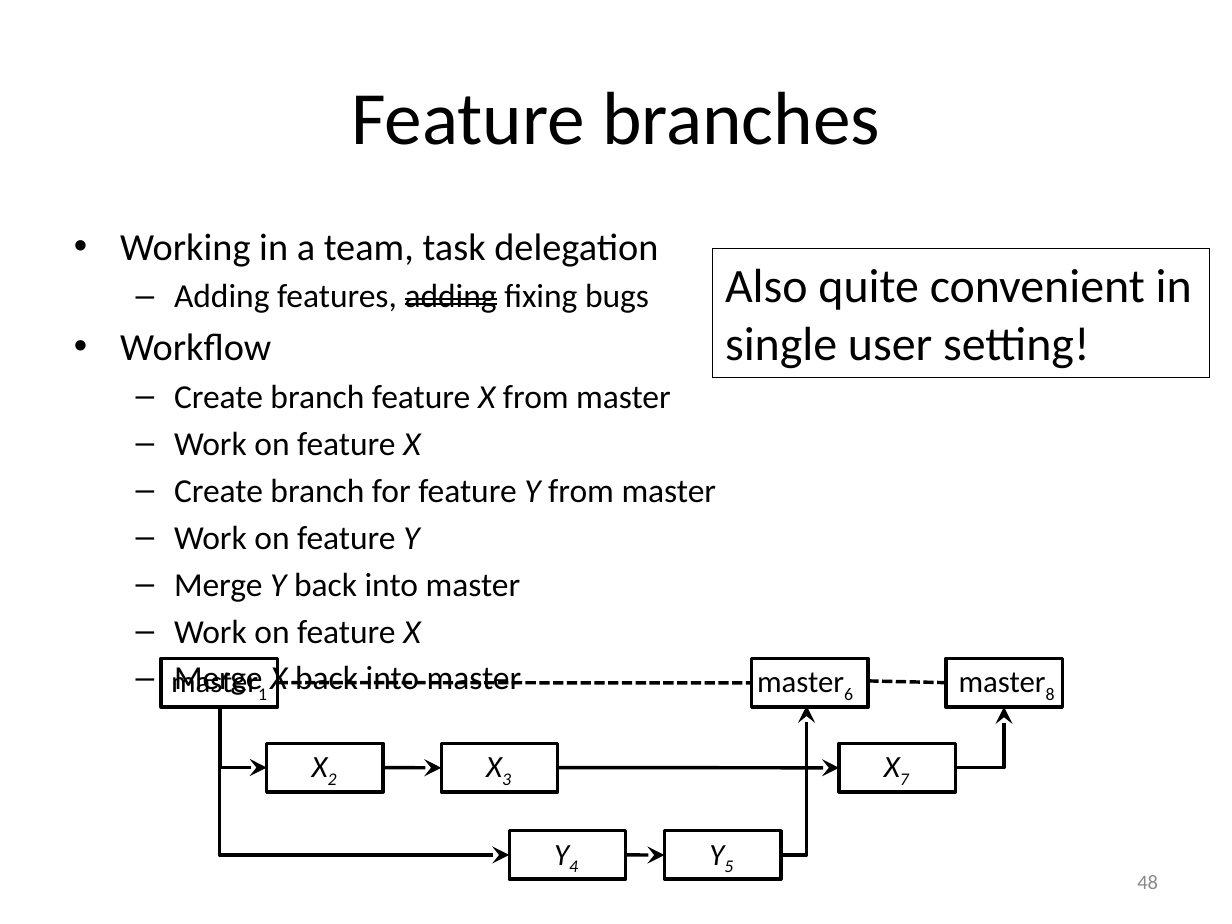
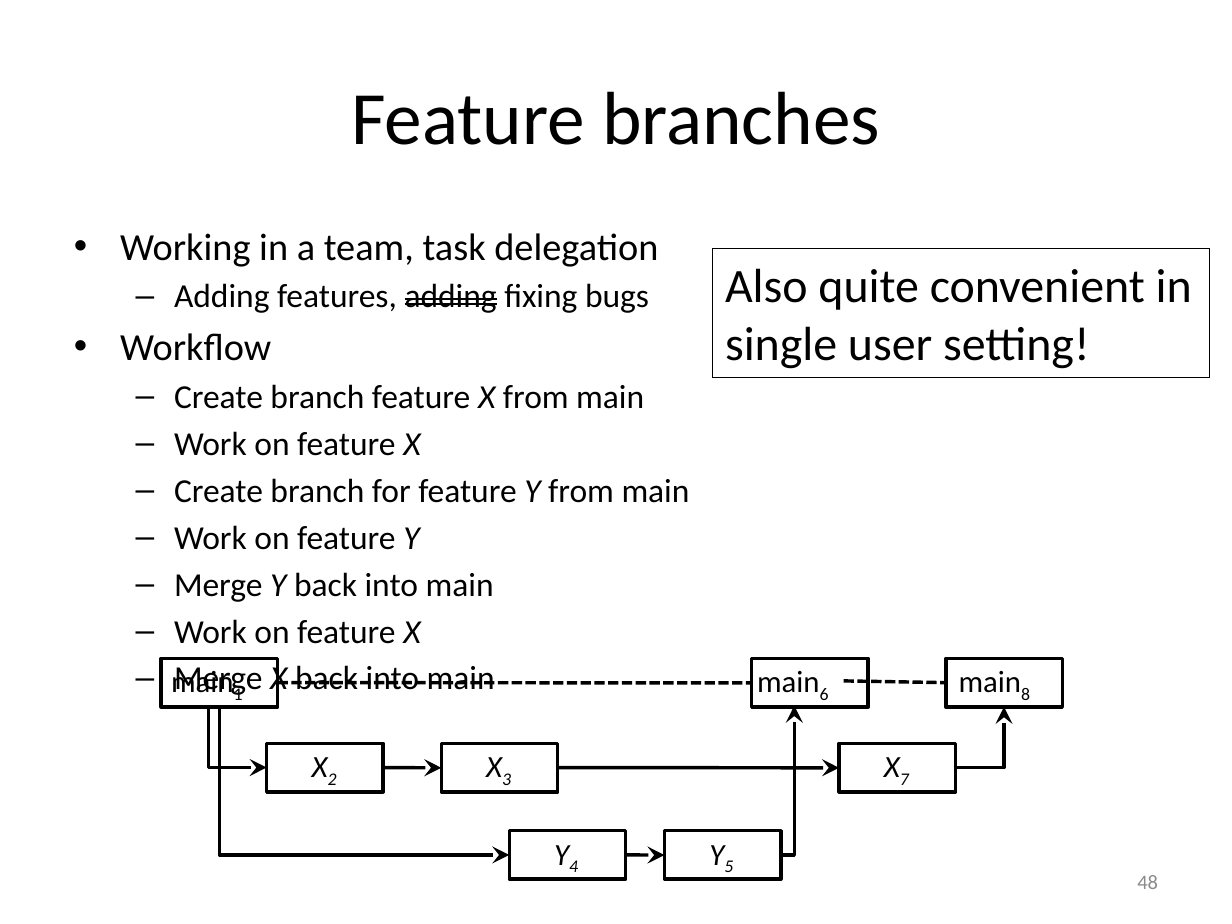
Before and after one commit to gjbex/Version-control-with-git, a slide deck: slide 48 of version_control_git.pptx. Drawn at 1232x924 pixels with LibreOffice and Linux fonts; fonts in the diff are those of the drawing. Boxes give left, top, right and bottom in pixels: in the first picture for what was removed or moved away, otherwise in the second. Text is boxed around its words. In the diff, an @@ line names an element or a change of style, - is before the commit and + after.

Commit message:
Change master to main branch
* Both Github and Gitlab now use `main` rather than `master` by default.

```diff
--- a/version_control_git.pptx
+++ b/version_control_git.pptx
@@ text at (174,384,644,409): text changed @@
-  – Create branch feature X from master
+  – Create branch feature X from main
@@ text at (174,478,690,503): text changed @@
-  – Create branch for feature Y from master
+  – Create branch for feature Y from main
@@ text at (174,572,494,602): text changed @@
-  – Merge Y back into master
+  – Merge Y back into main
@@ text at (159,655,257,705): text changed @@
-master1
+main1
@@ text at (745,655,844,705): text changed @@
-master6
+main6
@@ text at (946,655,1045,705): text changed @@
-master8
+main8
@@ text at (174,662,495,698): text changed @@
-  – Merge X back into master
+  – Merge X back into main
@@ line moved from (869, 681) - (946, 683) to (844, 681) - (946, 683) @@
@@ elbow arrow moved from (221, 706) - (267, 768) to (208, 706) - (267, 768) @@
@@ elbow arrow moved from (781, 855) - (807, 706) to (781, 855) - (795, 706) @@
```
Also in this commit, not shown: 13 other slides changed.
